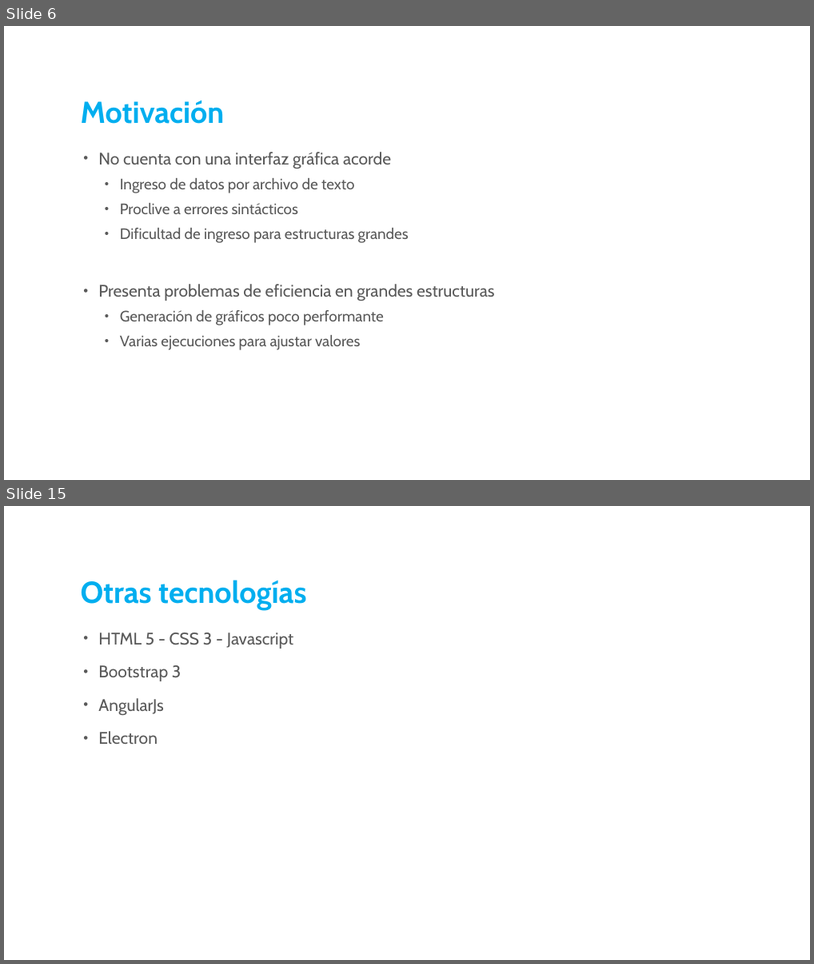
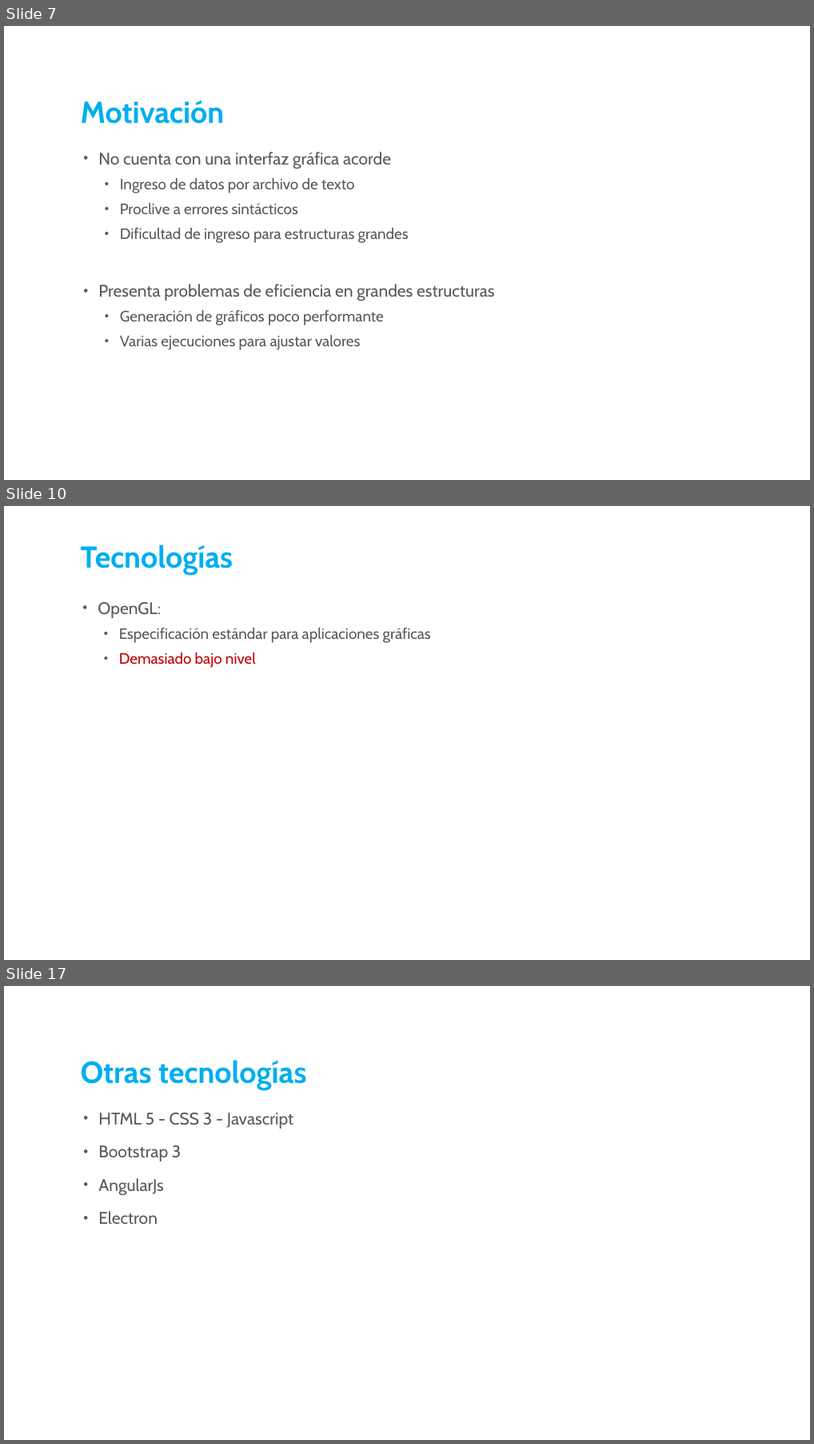
Before and after one commit to oliveraRafa/IETFEM, a slide deck: Tesis/Tesis.pptx. Shown one above the other, each under a label of ours: slides 6 and 15 before the commit, slides 7, 10 and 17 after it; the slides between them are not shown. The pictures are 814x964 and 814x1444 pixels, drawn with LibreOffice and Linux fonts; fonts in the diff are those of the drawing; background and template pictures are left out. Boxes give left, top, right and bottom in pixels: in the first picture for what was removed or moved away, otherwise in the second. Text is boxed around its words. In the diff, an @@ line names an element or a change of style, - is before the commit and + after.

```diff
--- a/Tesis/Tesis.pptx
+++ b/Tesis/Tesis.pptx
@@ slide 10 added at box(4, 506, 810, 960), background picture (left out) @@
@@ title added at box(81, 544, 234, 575), 36 pt, text #00AEEF, bold @@
+Tecnologías
@@ text added at box(98, 602, 431, 668), 18 pt, text #595959 @@
+• OpenGL:
+  • Especificación estándar para aplicaciones gráficas
+  • Demasiado bajo nivel
@@ what was slide 6 is now slide 7 @@
@@ what was slide 15 is now slide 17 @@
```
Also in this commit, not shown: 9 slides changed, 5 other slides added, 4 slides removed, 2 other files.
